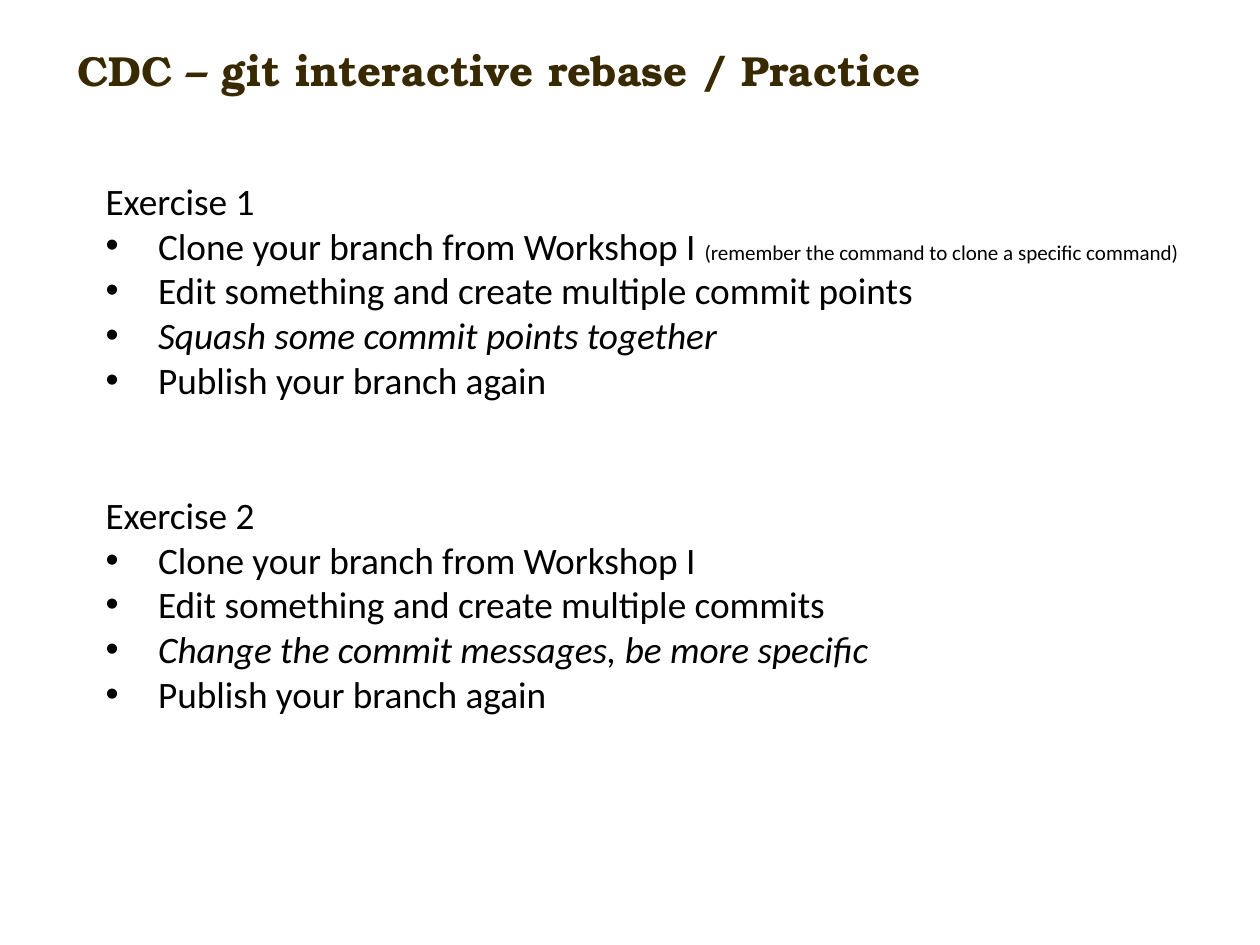
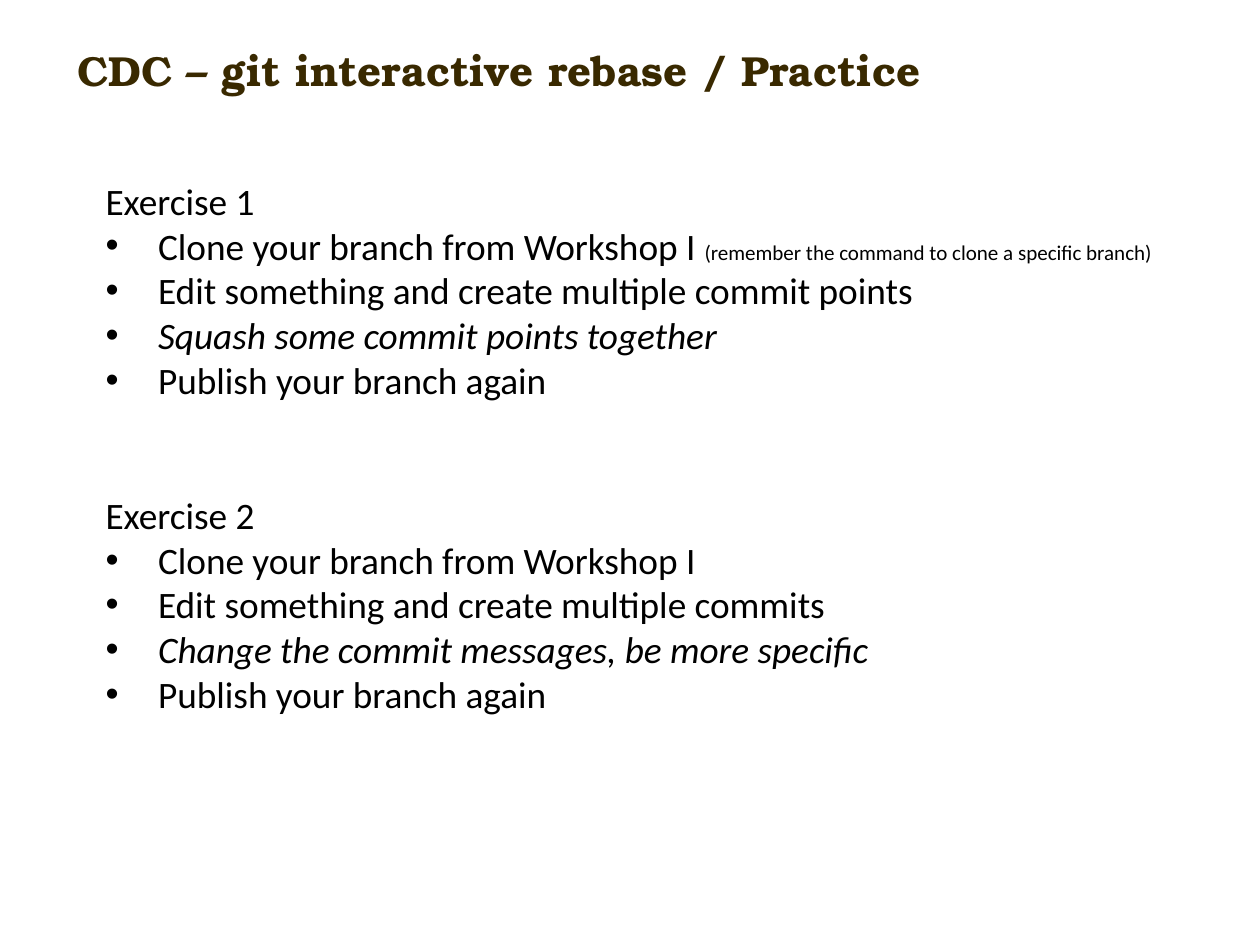
Before and after one commit to carlmitrais/wisdom, a slide deck: slide 8 of cdc_git_ws2.pptx (slide 9 before the commit). Drawn at 1260x945 pixels with LibreOffice and Linux fonts; fonts in the diff are those of the drawing; background and template pictures are left out. Boxes give left, top, right and bottom in pixels: in the first picture for what was removed or moved away, otherwise in the second. Text is boxed around its words. In the diff, an @@ line names an element or a change of style, - is before the commit and + after.

```diff
--- a/cdc_git_ws2.pptx
+++ b/cdc_git_ws2.pptx
@@ text at (x1=158, y1=234, x2=1151, y2=266): text changed @@
-• Clone your branch from Workshop I (remember the command to clone a specific command)
+• Clone your branch from Workshop I (remember the command to clone a specific branch)
```
Also in this commit, not shown: 3 other slides changed.
